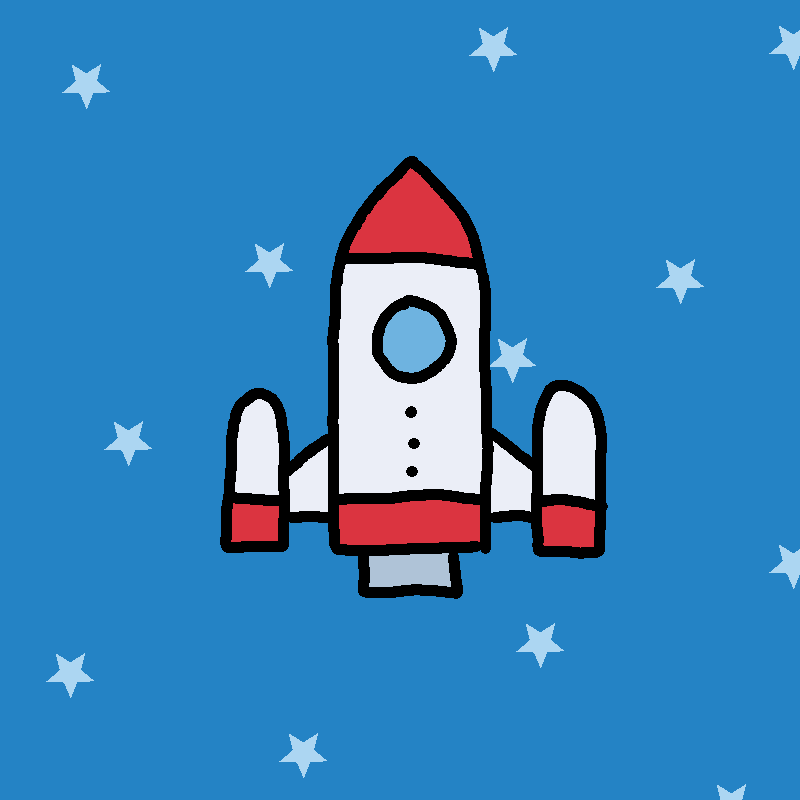
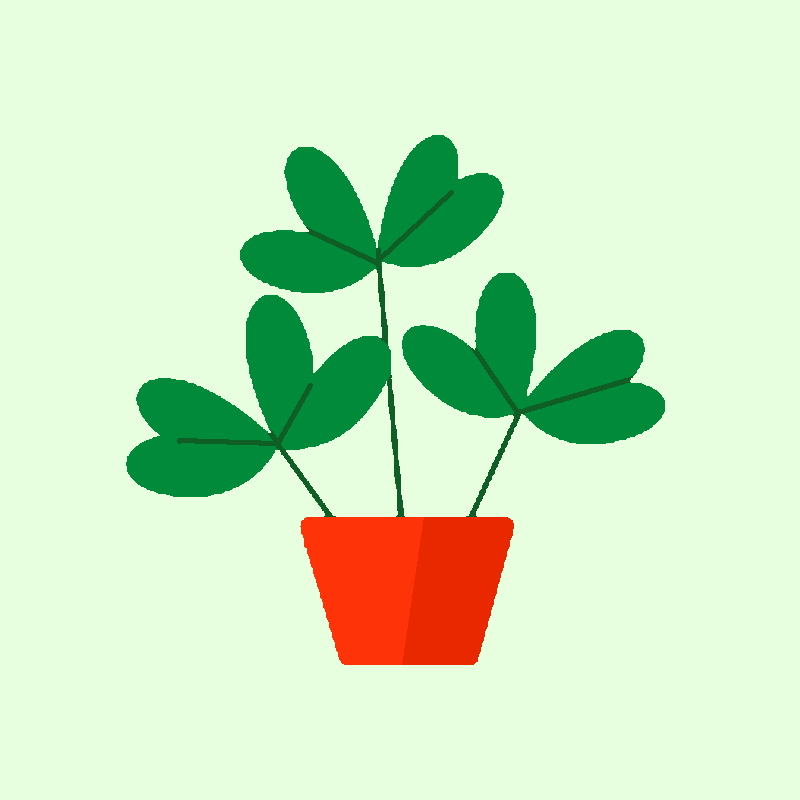
Revision of a layered 800px x 800px image; what changed, layer by layer:
painted on "image" over [126, 135, 665, 665]
painted on "background" over [0, 0, 800, 800]
